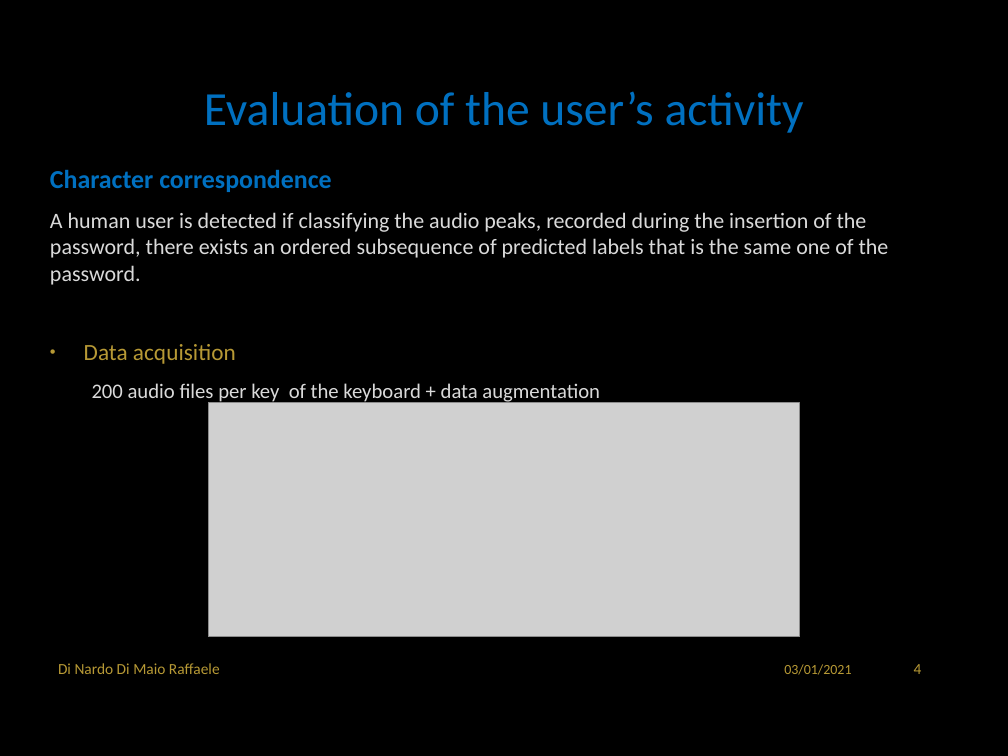
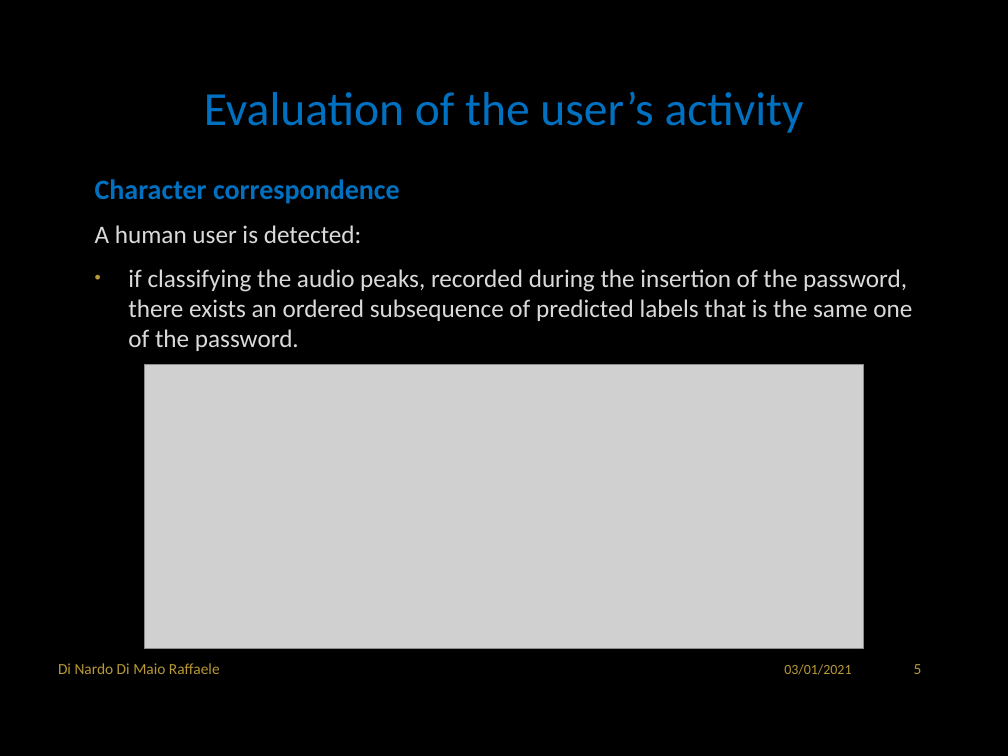
Before and after one commit to RaffaDNDM/AcCAPPCHA, a slide deck: slide 6 of Thesis/AcCAPPCHA.pptx (slide 5 before the commit). Drawn at 1008x756 pixels with LibreOffice and Linux fonts; fonts in the diff are those of the drawing; grey boxes stand for pictures; background and template pictures are left out. Boxes give left, top, right and bottom in pixels: in the first picture for what was removed or moved away, otherwise in the second. Text is boxed around its words. In the diff, an @@ line names an element or a change of style, - is before the commit and + after.

```diff
--- a/Thesis/AcCAPPCHA.pptx
+++ b/Thesis/AcCAPPCHA.pptx
@@ text "Character correspondence": place and size @@
-text "Character correspondence" at <box>50,170,889,404</box>
+text "Character correspondence" at <box>95,179,912,351</box>
@@ text "Character correspondence" at <box>95,179,912,351</box>: vertical alignment top to middle @@
@@ text at <box>95,179,400,204</box>: size 18.5 to 20 pt in "Character correspondence" @@
@@ text at <box>95,225,912,351</box>: text changed; size 15.7 to 18 pt @@
-A human user is detected if classifying the audio peaks, recorded during the insertion of the password, there exists an ordered subsequence of predicted labels that is the same one of the password.
-• Data acquisition
-  200 audio files per key of the keyboard + data augmentation
+A human user is detected:
+• if classifying the audio peaks, recorded during the insertion of the password, there exists an ordered subsequence of predicted labels that is the same one of the password.
@@ picture: place and size @@
-picture at <box>208,403,799,637</box>
+picture at <box>145,365,864,649</box>
@@ page number at <box>914,664,922,674</box>: text changed @@
-4
+5
```
Also in this commit, not shown: 5 other slides changed, 1 slide added.
